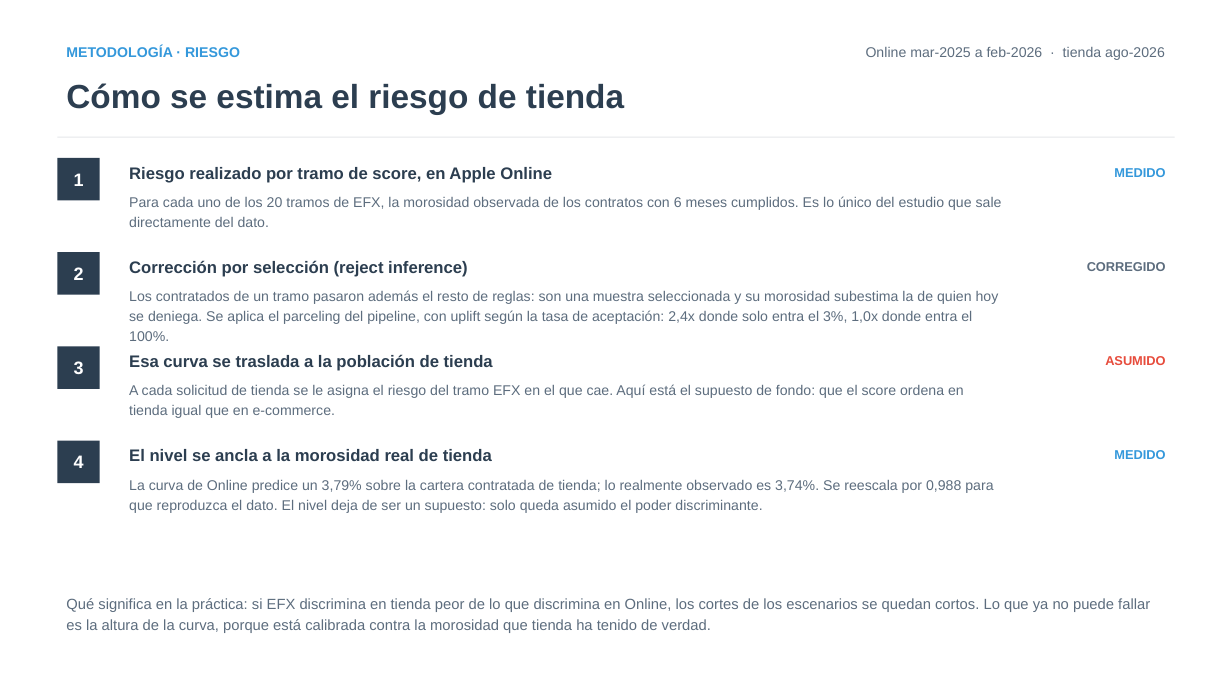
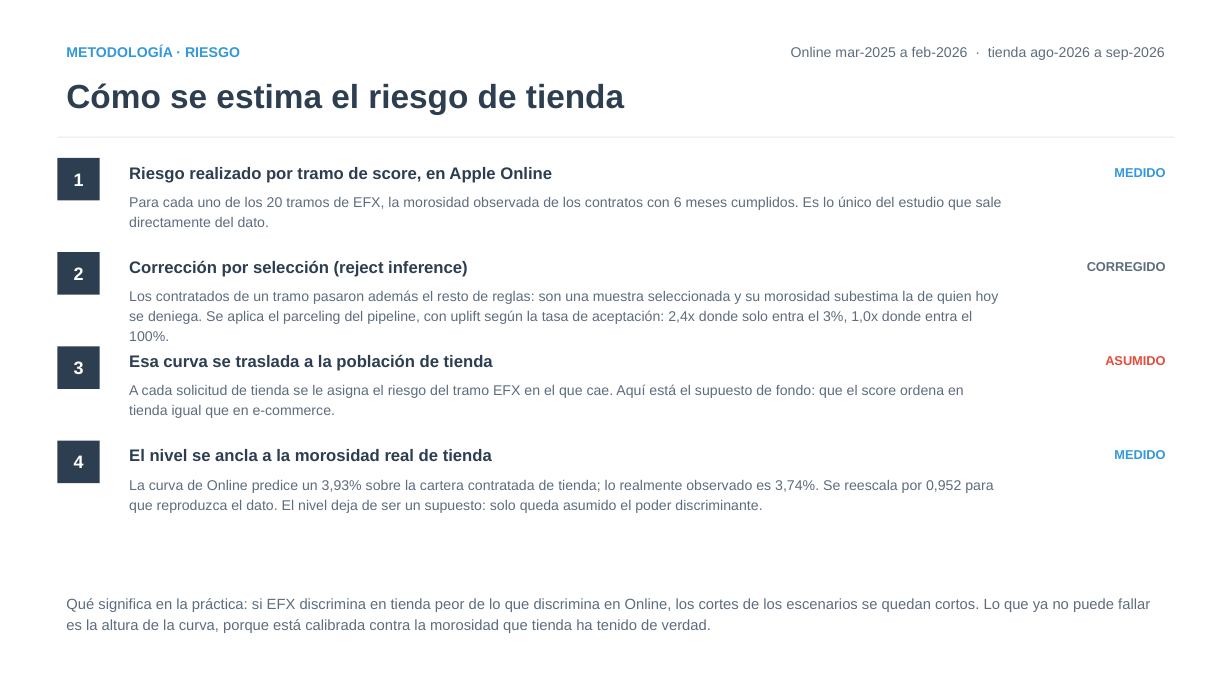
Before and after one commit to iocariz/scoring_tools, a slide deck: slide 8 of output/apple_deck/Estudio_Apple_EFX.pptx. Drawn at 1232x693 pixels with LibreOffice and Linux fonts; fonts in the diff are those of the drawing. Boxes give left, top, right and bottom in pixels: in the first picture for what was removed or moved away, otherwise in the second. Text is boxed around its words. In the diff, an @@ line names an element or a change of style, - is before the commit and + after.

```diff
--- a/output/apple_deck/Estudio_Apple_EFX.pptx
+++ b/output/apple_deck/Estudio_Apple_EFX.pptx
@@ text at [791, 47, 1165, 60]: text changed @@
-Online mar-2025 a feb-2026 · tienda ago-2026
+Online mar-2025 a feb-2026 · tienda ago-2026 a sep-2026
@@ text at [129, 480, 993, 513]: text changed @@
-La curva de Online predice un 3,79% sobre la cartera contratada de tienda; lo realmente observado es 3,74%. Se reescala por 0,988 para que reproduzca el dato. El nivel deja de ser un supuesto: solo queda asumido el poder discriminante.
+La curva de Online predice un 3,93% sobre la cartera contratada de tienda; lo realmente observado es 3,74%. Se reescala por 0,952 para que reproduzca el dato. El nivel deja de ser un supuesto: solo queda asumido el poder discriminante.
```
Also in this commit, not shown: 10 other slides changed, 7 other files.
